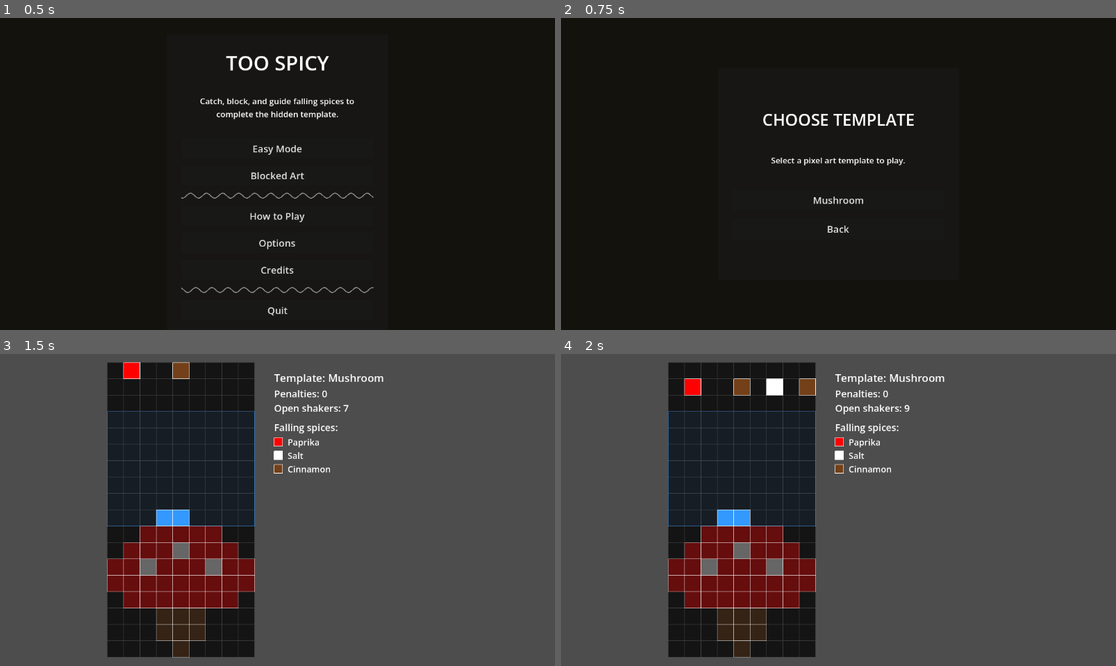
Above: before the commit, frames 1-4 (two rows, left to right).
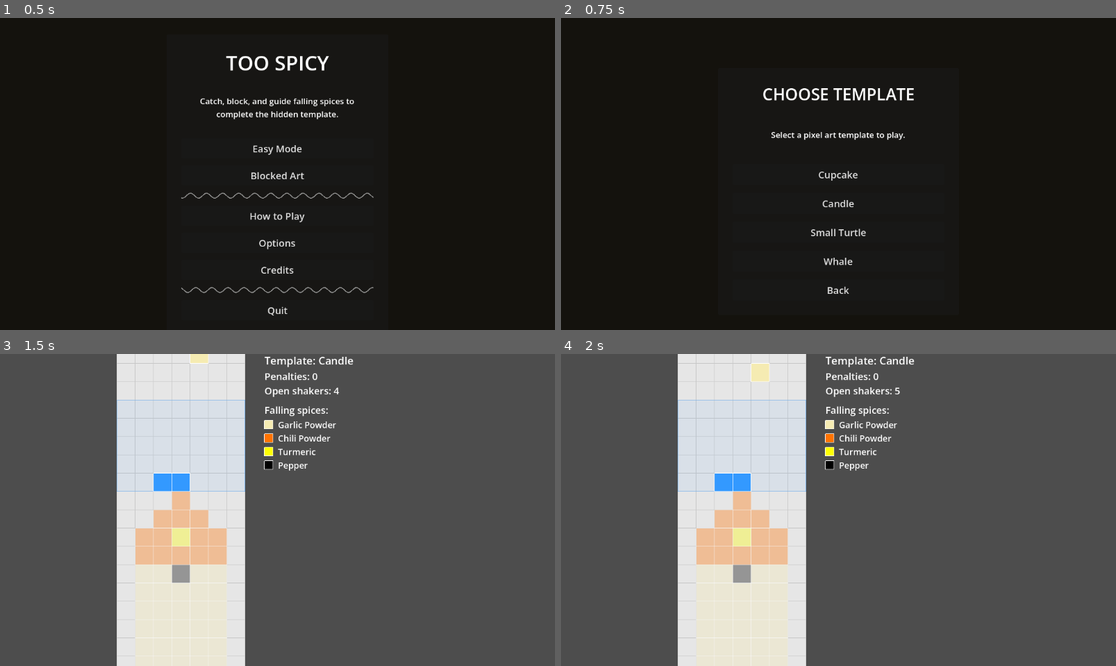
Above: after the commit, the same moments.

Repository: mitramansouri/too-spicy
Game: Godot game, scene res://scenes/MainMenu.tscn
Same seed, same stepped clock (60 frames per second), same inputs: the game is played once before the commit and once after it.
Inputs (mouse positions are in pixels of both pictures, inside the frame that each line leads up to):
- Up to frame 1 (0.5 s): no input
- Up to frame 2 (0.75 s): click "Easy Mode" at 0.5 s
- Up to frame 3 (1.5 s): click (277, 534) at 1.25 s, where only the run before the commit has a clickable "Mushroom"
- Up to frame 4 (2 s): no input

Frame 1 is identical in both runs. In frame 2, 2.0% of the frame differs, in the area x 36-64%, y 22-89%; in frame 3, 28%; in frame 4, 28%, in the area x 19-70%, y 0-100%.

Commit message:
Templates are added

Diff:
--- a/too-spicy/scripts/Data.gd
+++ b/too-spicy/scripts/Data.gd
@@ -15,6 +15,9 @@
 const SPICE_TURMERIC := "turmeric"
 const SPICE_CINNAMON := "cinnamon"
 const SPICE_HERBS := "herbs"
+const SPICE_BLUEBERRY := "blueberry"
+const SPICE_GARLIC := "garlic"
+const SPICE_CHILI := "chili"
 
 const spices := [
 	{
@@ -46,6 +49,21 @@
 		"id": SPICE_HERBS,
 		"name": "Herbs",
 		"color": Color.GREEN
+	},
+	{
+		"id": SPICE_BLUEBERRY,
+		"name": "Blueberry Powder",
+		"color": Color(0.0, 0.45, 1.0)
+	},
+	{
+		"id": SPICE_GARLIC,
+		"name": "Garlic Powder",
+		"color": Color(0.96, 0.92, 0.70)
+	},
+	{
+		"id": SPICE_CHILI,
+		"name": "Chili Powder",
+		"color": Color(1.0, 0.45, 0.0)
 	}
 ]
 
@@ -79,38 +97,59 @@
 		"id": SPICE_HERBS,
 		"name": "Herbs",
 		"color": Color.GREEN
+	},
+	SPICE_BLUEBERRY: {
+		"id": SPICE_BLUEBERRY,
+		"name": "Blueberry Powder",
+		"color": Color(0.0, 0.45, 1.0)
+	},
+	SPICE_GARLIC: {
+	"id": SPICE_GARLIC,
+	"name": "Garlic Powder",
+	"color": Color(0.96, 0.92, 0.70)
+	},
+	SPICE_CHILI: {
+	"id": SPICE_CHILI,
+	"name": "Chili Powder",
+	"color": Color(1.0, 0.45, 0.0)
 	}
 }
 
-const TEMPLATE_MUSHROOM := "mushroom"
+const TEMPLATE_WHALE := "whale"
+const TEMPLATE_CUPCAKE := "cupcake"
+const TEMPLATE_CANDLE := "candle"
+const TEMPLATE_TURTLE := "small_turtle"
 
 const template_order := [
-	TEMPLATE_MUSHROOM
+	TEMPLATE_CUPCAKE,
+	TEMPLATE_CANDLE,
+	TEMPLATE_TURTLE,
+	TEMPLATE_WHALE
 ]
 
 const templates := {
-	TEMPLATE_MUSHROOM: {
-		"id": TEMPLATE_MUSHROOM,
-		"name": "Mushroom",
-		"description": "A very simple three-spice mushroom.",
-		"grid_width": 9,
+	TEMPLATE_CUPCAKE: {
+		"id": TEMPLATE_CUPCAKE,
+		"name": "Cupcake",
+		"description": "A small beginner cupcake with frosting and a wrapper.",
+		"grid_width": 7,
 		"grid_height": 18,
 		"cell_size": 34,
 		"bucket_width": 2,
 		"bucket_height": 1,
 		"spices_per_sprinkle": 2,
 		"max_falling_spices": 5,
-		"fall_interval": 0.65,
-		"spawn_interval": 0.6,
+		"fall_interval": 0.45,
+		"spawn_interval": 0.75,
 		"allowed_spices": [
 			SPICE_PAPRIKA,
 			SPICE_SALT,
 			SPICE_CINNAMON
 		],
 		"sections": {
-			1: "Cap",
-			2: "Spots",
-			3: "Stem"
+			1: "Frosting",
+			2: "Sprinkle",
+			3: "Wrapper"
 		},
 		"section_spices": {
 			1: SPICE_PAPRIKA,
@@ -123,14 +162,156 @@
 			3: Color(0.45, 0.25, 0.1)
 		},
 		"shape": [
-			[0, 0, 1, 1, 1, 1, 1, 0, 0],
-			[0, 1, 1, 1, 2, 1, 1, 1, 0],
-			[1, 1, 2, 1, 1, 1, 2, 1, 1],
-			[1, 1, 1, 1, 1, 1, 1, 1, 1],
-			[0, 1, 1, 1, 1, 1, 1, 1, 0],
-			[0, 0, 0, 3, 3, 3, 0, 0, 0],
-			[0, 0, 0, 3, 3, 3, 0, 0, 0],
-			[0, 0, 0, 0, 3, 0, 0, 0, 0]
+	[0, 0, 1, 1, 1, 0, 0],
+	[0, 1, 1, 2, 1, 1, 0],
+	[1, 1, 1, 1, 1, 1, 1],
+	[1, 1, 1, 1, 1, 1, 1],
+	[3, 3, 3, 3, 3, 3, 3],
+	[3, 3, 3, 3, 3, 3, 3],
+	[3, 3, 3, 3, 3, 3, 3]
+]
+	},
+
+TEMPLATE_CANDLE: {
+	"id": TEMPLATE_CANDLE,
+	"name": "Candle",
+	"description": "A soft yellow candle with a bright flame.",
+	"grid_width": 7,
+	"grid_height": 18,
+	"cell_size": 38,
+	"bucket_width": 2,
+	"bucket_height": 1,
+	"spices_per_sprinkle": 1,
+	"max_falling_spices": 2,
+	"fall_interval": 0.5,
+	"spawn_interval": 0.85,
+	"allowed_spices": [
+		SPICE_GARLIC,
+		SPICE_CHILI,
+		SPICE_TURMERIC,
+		SPICE_PEPPER
+	],
+	"sections": {
+		1: "Outer Flame",
+		2: "Inner Flame",
+		3: "Wick",
+		4: "Wax"
+	},
+	"section_spices": {
+		1: SPICE_CHILI,
+		2: SPICE_TURMERIC,
+		3: SPICE_PEPPER,
+		4: SPICE_GARLIC
+	},
+	"preview_colors": {
+		1: Color(1.0, 0.45, 0.0),
+		2: Color.YELLOW,
+		3: Color.BLACK,
+		4: Color(0.96, 0.92, 0.70)
+	},
+	"board_bg_color": Color(0.90, 0.90, 0.90),
+	"grid_line_color": Color(0.78, 0.78, 0.78),
+	"shape": [
+		[0, 0, 0, 1, 0, 0, 0],
+		[0, 0, 1, 1, 1, 0, 0],
+		[0, 1, 1, 2, 1, 1, 0],
+		[0, 1, 1, 1, 1, 1, 0],
+		[0, 4, 4, 3, 4, 4, 0],
+		[0, 4, 4, 4, 4, 4, 0],
+		[0, 4, 4, 4, 4, 4, 0],
+		[0, 4, 4, 4, 4, 4, 0],
+		[0, 4, 4, 4, 4, 4, 0],
+		[0, 4, 4, 4, 4, 4, 0]
+	]
+},
+
+	TEMPLATE_TURTLE: {
+		"id": TEMPLATE_TURTLE,
+		"name": "Small Turtle",
+		"description": "A small turtle with a simple shell.",
+		"grid_width": 8,
+		"grid_height": 18,
+		"cell_size": 32,
+		"bucket_width": 2,
+		"bucket_height": 1,
+		"spices_per_sprinkle": 1,
+		"max_falling_spices": 3,
+		"fall_interval": 0.45,
+		"spawn_interval": 0.8,
+		"allowed_spices": [
+			SPICE_HERBS,
+			SPICE_CINNAMON,
+			SPICE_PEPPER
+		],
+		"sections": {
+			1: "Shell",
+			2: "Body",
+			3: "Eye"
+		},
+		"section_spices": {
+			1: SPICE_HERBS,
+			2: SPICE_CINNAMON,
+			3: SPICE_PEPPER
+		},
+		"preview_colors": {
+			1: Color.GREEN,
+			2: Color(0.45, 0.25, 0.1),
+			3: Color.BLACK
+		},
+		"shape": [
+			[0, 0, 1, 1, 1, 1, 0, 0],
+			[0, 1, 1, 1, 1, 1, 1, 0],
+			[1, 1, 1, 1, 1, 1, 2, 2],
+			[1, 1, 1, 1, 1, 1, 2, 3],
+			[0, 2, 1, 1, 1, 1, 2, 0],
+			[0, 2, 2, 0, 0, 2, 2, 0],
+			[0, 0, 2, 0, 0, 2, 0, 0]
+		]
+	},
+
+	TEMPLATE_WHALE: {
+		"id": TEMPLATE_WHALE,
+		"name": "Whale",
+		"description": "A simple three-spice blue whale.",
+		"grid_width": 14,
+		"grid_height": 20,
+		"cell_size": 30,
+		"bucket_width": 2,
+		"bucket_height": 1,
+		"spices_per_sprinkle": 1,
+		"max_falling_spices": 3,
+		"fall_interval": 0.45,
+		"spawn_interval": 0.75,
+		"allowed_spices": [
+			SPICE_BLUEBERRY,
+			SPICE_SALT,
+			SPICE_PEPPER
+		],
+		"sections": {
+			1: "Outline",
+			2: "Body",
+			3: "White Details"
+		},
+		"section_spices": {
+			1: SPICE_PEPPER,
+			2: SPICE_BLUEBERRY,
+			3: SPICE_SALT
+		},
+		"preview_colors": {
+			1: Color.BLACK,
+			2: Color(0.0, 0.45, 1.0),
+			3: Color.WHITE
+		},
+		"shape": [
+			[0, 0, 0, 1, 1, 1, 1, 1, 0, 0, 0, 0, 0, 0],
+			[0, 0, 1, 2, 2, 2, 2, 2, 1, 0, 0, 1, 0, 1],
+			[0, 1, 2, 2, 2, 2, 2, 2, 2, 1, 0, 2, 1, 2],
+			[1, 2, 2, 3, 1, 2, 2, 2, 2, 2, 1, 2, 2, 2],
+			[1, 2, 2, 1, 2, 2, 2, 2, 2, 2, 2, 2, 1, 2],
+			[1, 2, 2, 2, 2, 2, 2, 2, 2, 2, 2, 1, 1, 1],
+			[1, 3, 3, 3, 2, 2, 3, 3, 2, 2, 2, 1, 0, 0],
+			[0, 1, 3, 3, 3, 1, 3, 3, 1, 1, 1, 0, 0, 0],
+			[0, 0, 1, 1, 1, 0, 1, 1, 0, 0, 0, 0, 0, 0]
 		]
 	}
 }
@@ -140,7 +321,7 @@
 	if templates.has(template_id):
 		return templates[template_id]
 
-	return templates[TEMPLATE_MUSHROOM]
+	return templates[TEMPLATE_CUPCAKE]
 
 
 static func get_spices_for_ids(spice_ids: Array) -> Array:
--- a/too-spicy/scripts/Game.gd
+++ b/too-spicy/scripts/Game.gd
@@ -5,15 +5,16 @@
 const SIDE_PANEL_WIDTH := 360
 const SIDE_PANEL_GAP := 40
 const BACKGROUND_SETTLED_COLOR := Color(0.35, 0.35, 0.35)
-
+var board_bg_color := Color(0.08, 0.08, 0.08)
+var grid_line_color := Color(0.25, 0.25, 0.25)
 var cell_size := 20
 var grid_width := 20
 var grid_height := 30
 
 var fall_interval := 0.15
 var spawn_interval := 0.35
-var spices_per_sprinkle := 3
-var max_falling_spices := 8
+var spices_per_sprinkle := 5
+var max_falling_spices := 10
 
 var bucket_width := 4
 var bucket_height := 2
@@ -30,8 +31,8 @@
 var grid_offset := Vector2.ZERO
 var ui_offset := Vector2.ZERO
 
-var template_id := Data.TEMPLATE_MUSHROOM
-var template_name := "Mushroom"
+var template_id := Data.TEMPLATE_WHALE
+var template_name := "Whale"
 var template_shape := []
 var template_sections := {}
 var template_preview_colors := {}
@@ -114,6 +115,8 @@
 	template_preview_colors = template_data["preview_colors"]
 	template_section_spices = template_data.get("section_spices", {})
 
+	board_bg_color = template_data.get("board_bg_color", Color(0.08, 0.08, 0.08))
+	grid_line_color = template_data.get("grid_line_color", Color(0.25, 0.25, 0.25))
 	grid_width = int(template_data["grid_width"])
 	grid_height = int(template_data["grid_height"])
 	cell_size = int(template_data["cell_size"])
@@ -548,9 +551,8 @@
 			var draw_position := grid_offset + Vector2(x * cell_size, y * cell_size)
 			var cell_rect := Rect2(draw_position, Vector2(cell_size, cell_size))
 
-			draw_rect(cell_rect, Color(0.08, 0.08, 0.08), true)
-			draw_rect(cell_rect, Color(0.25, 0.25, 0.25), false)
-
+			draw_rect(cell_rect, board_bg_color, true)
+			draw_rect(cell_rect, grid_line_color, false)
 
 func draw_control_area():
 	var area_position := grid_offset + Vector2(
